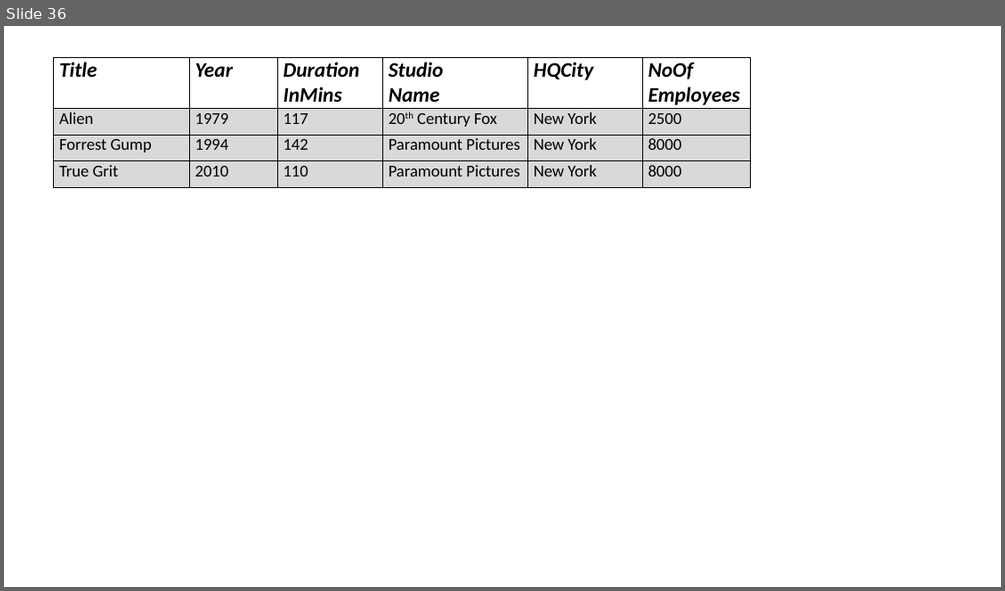
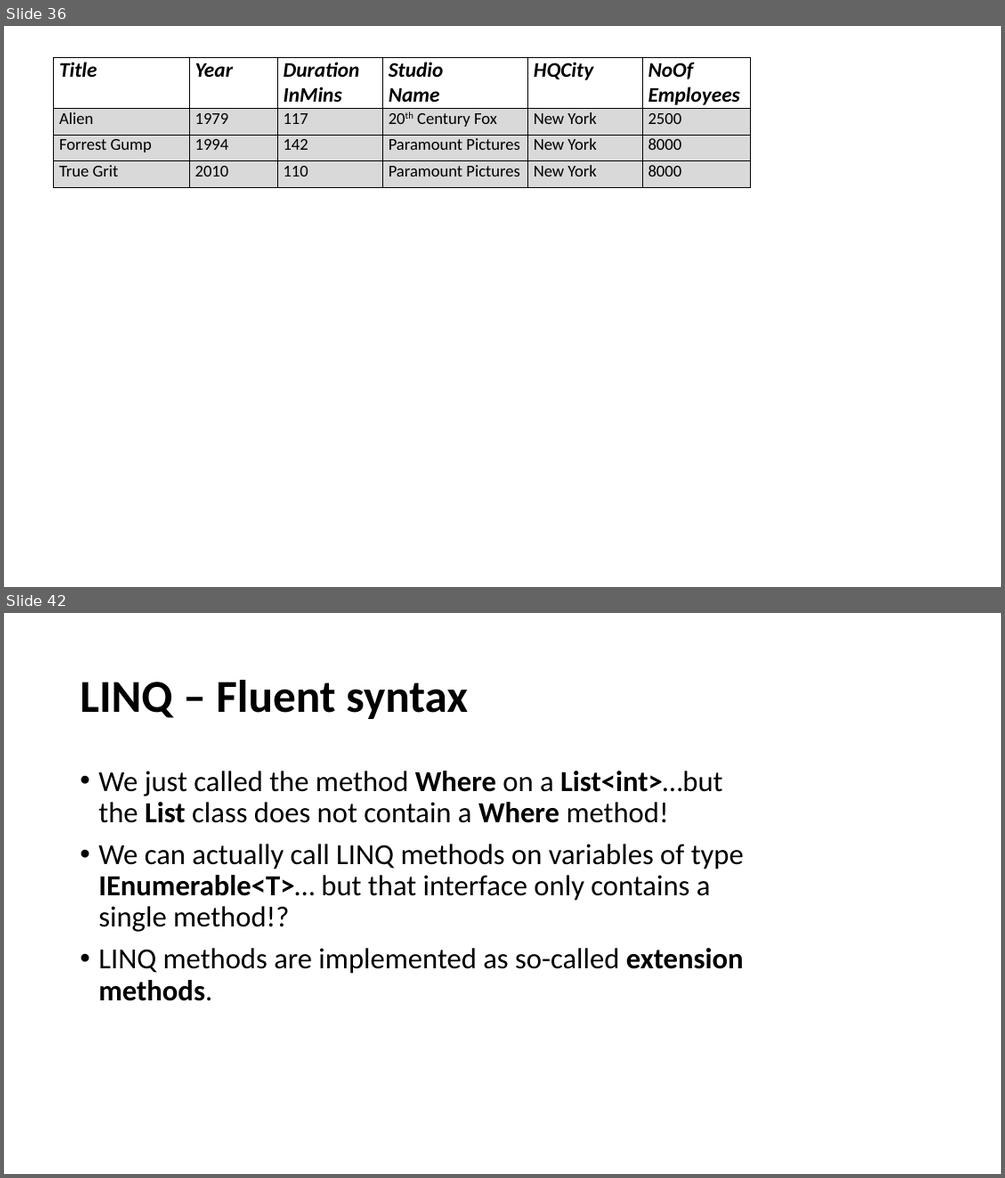
Before and after one commit to perl-easj/OOProg, a slide deck: Chap/Prog03/Presentations/LINQ.pptx. Shown one above the other, each under a label of ours: slide 36 before the commit, slides 36 and 42 after it; the slides between them are not shown. The pictures are 1005x591 and 1005x1178 pixels, drawn with LibreOffice and Linux fonts; fonts in the diff are those of the drawing. Boxes give left, top, right and bottom in pixels: in the first picture for what was removed or moved away, otherwise in the second. Text is boxed around its words. In the diff, an @@ line names an element or a change of style, - is before the commit and + after.

Commit message:
Updated LINQ and Persistency materials
Added InvoiceGenerator and GameDBApp (unfinished)

```diff
--- a/Chap/Prog03/Presentations/LINQ.pptx
+++ b/Chap/Prog03/Presentations/LINQ.pptx
@@ slide 42 added at box(4, 613, 1001, 1174), background #FFFFFF @@
@@ title added at box(80, 680, 468, 719), 44 pt, text #000000, bold @@
+LINQ – Fluent syntax
@@ text added at box(98, 771, 744, 1001), 28 pt, text #000000 @@
+• We just called the method Where on a List<int>…but the List class does not contain a Where method!
+• We can actually call LINQ methods on variables of type IEnumerable<T>… but that interface only contains a single method!?
+• LINQ methods are implemented as so-called extension methods.
```
Also in this commit, not shown: 2 slides changed, 14 other slides added, 43 other files.
